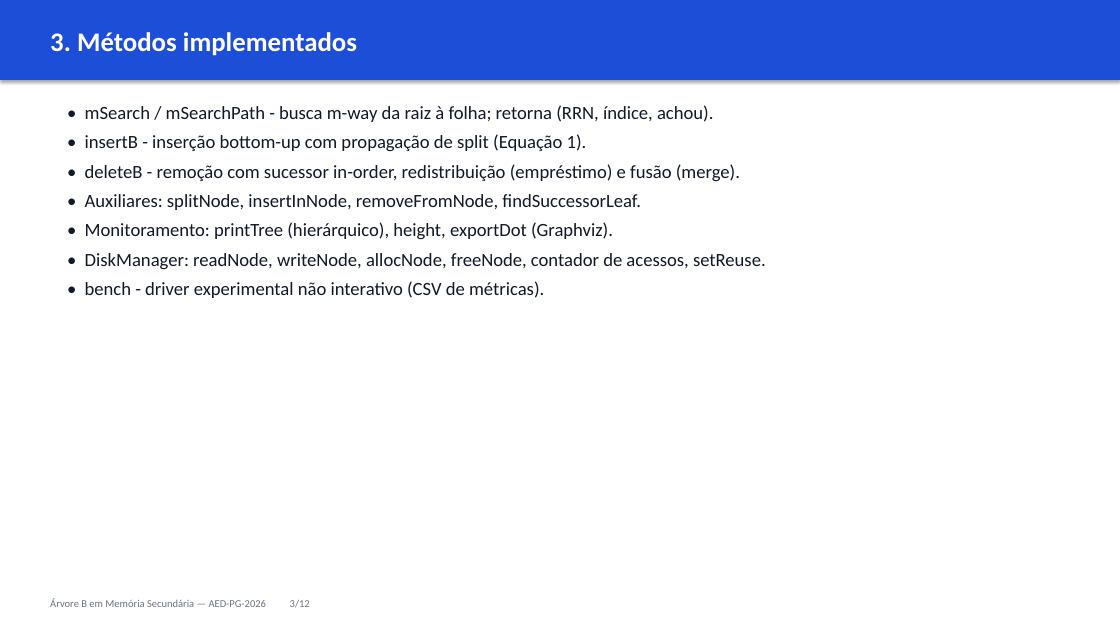
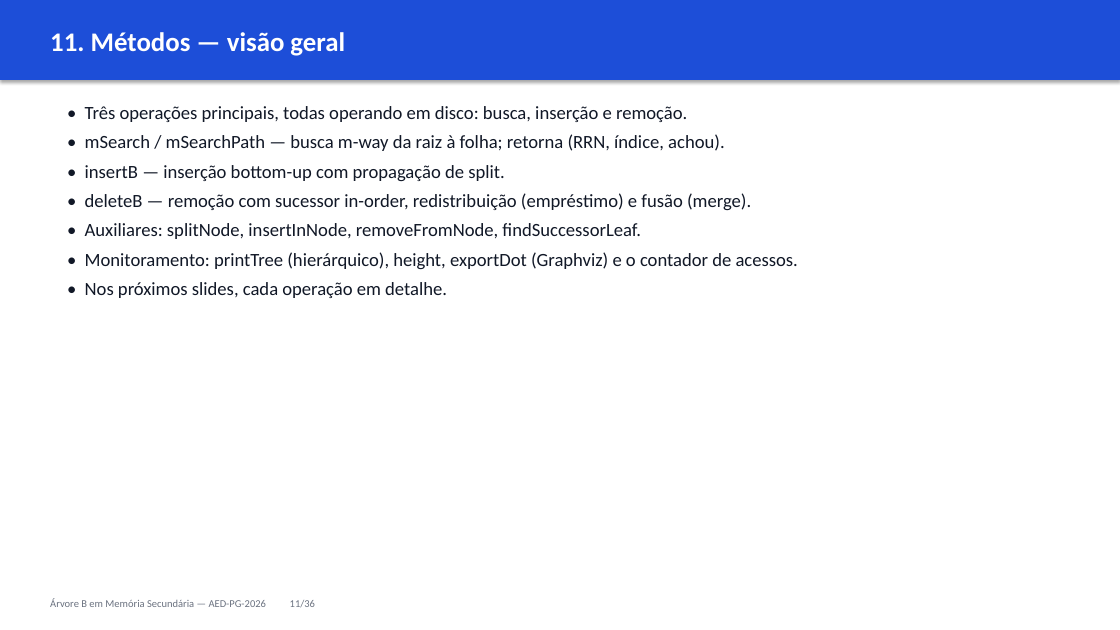
Before and after one commit to cassiotakarada/btree, a slide deck: slide 11 of apresentacao/APRESENTACAO.pptx (slide 3 before the commit). Drawn at 1120x630 pixels with LibreOffice and Linux fonts; fonts in the diff are those of the drawing. Boxes give left, top, right and bottom in pixels: in the first picture for what was removed or moved away, otherwise in the second. Text is boxed around its words. In the diff, an @@ line names an element or a change of style, - is before the commit and + after.

Commit message:
feat: apresentação de 36 slides, GIFs da demo e slide do union
- Expande o deck de 21 para 36 slides (alvo 40-60 min, ~1-1:30/slide)
- Novos slides: contexto acessível, anatomia do nó, layout do arquivo,
  DiskManager, busca/inserção/remoção separadas, metodologia, altura vs m,
  escala N, comparação Notebook x Titan (wall/CPU/determinismo/escala),
  union no header, ferramentas (Claude como apoio), conclusão/referências
- build_gif.py: GIFs reais (make -> menu -> grafo) para m=3 e m=5 (Pillow)
- Diagramas próprios (anatomia do nó e layout do arquivo) via matplotlib
- Roteiro reescrito para 36 slides / 40-60 min

```diff
--- a/apresentacao/APRESENTACAO.pptx
+++ b/apresentacao/APRESENTACAO.pptx
@@ text at [50, 32, 345, 56]: text changed @@
-3. Métodos implementados
+11. Métodos — visão geral
@@ text at [85, 106, 751, 210]: text changed @@
-• mSearch / mSearchPath - busca m-way da raiz à folha; retorna (RRN, índice, achou).
-• insertB - inserção bottom-up com propagação de split (Equação 1).
-• deleteB - remoção com sucessor in-order, redistribuição (empréstimo) e fusão (merge).
+• Três operações principais, todas operando em disco: busca, inserção e remoção.
+• mSearch / mSearchPath — busca m-way da raiz à folha; retorna (RRN, índice, achou).
+• insertB — inserção bottom-up com propagação de split.
+• deleteB — remoção com sucessor in-order, redistribuição (empréstimo) e fusão (merge).
@@ text at [85, 252, 798, 298]: text changed @@
-• Monitoramento: printTree (hierárquico), height, exportDot (Graphviz).
-• DiskManager: readNode, writeNode, allocNode, freeNode, contador de acessos, setReuse.
-• bench - driver experimental não interativo (CSV de métricas).
+• Monitoramento: printTree (hierárquico), height, exportDot (Graphviz) e o contador de acessos.
+• Nos próximos slides, cada operação em detalhe.
@@ text at [50, 599, 315, 608]: text changed @@
-Árvore B em Memória Secundária — AED-PG-2026 3/12
+Árvore B em Memória Secundária — AED-PG-2026 11/36
```
Also in this commit, not shown: 10 other slides changed, 24 slides added, 25 other files.
